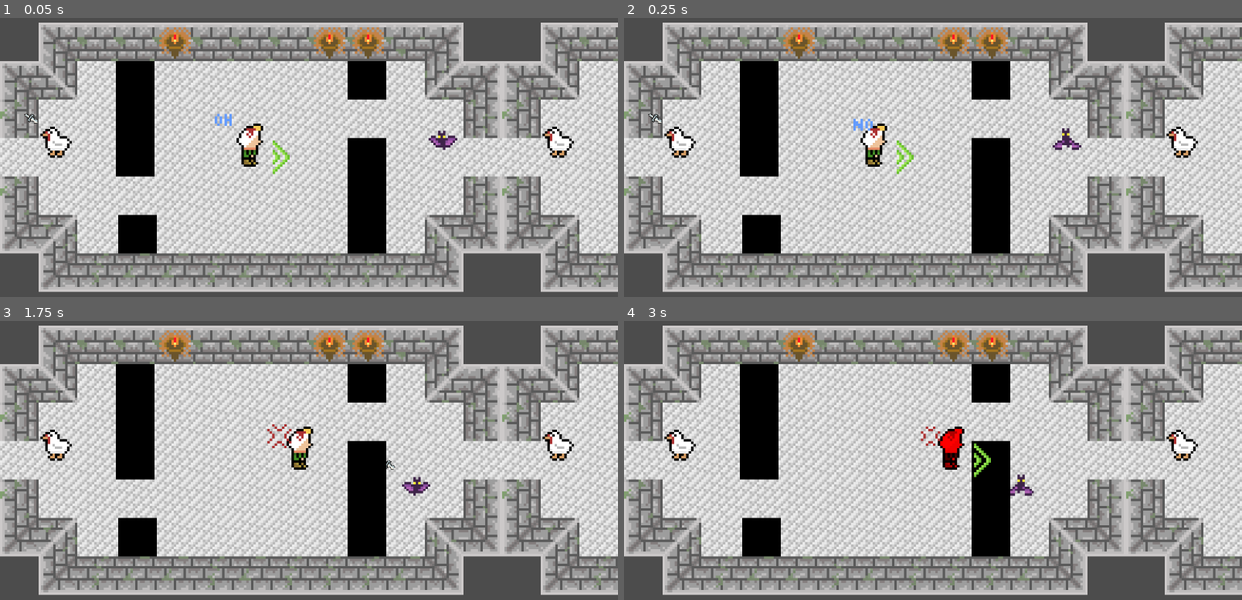
Above: before the commit, frames 1-4 (two rows, left to right).
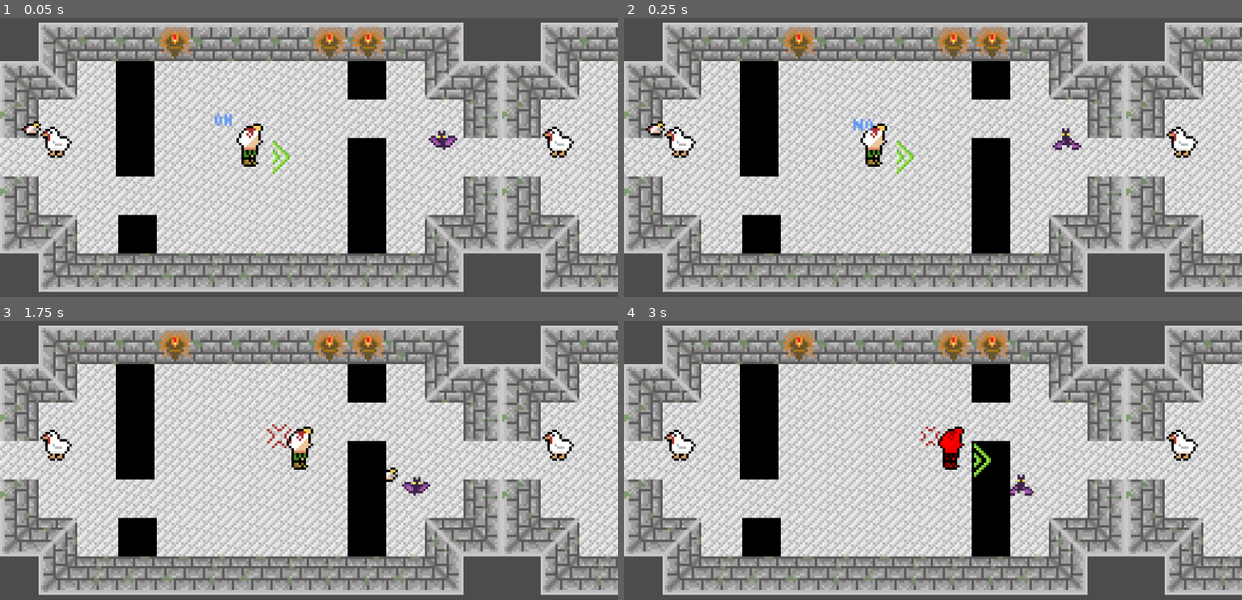
Above: after the commit, the same moments.

Repository: epicfarmer/gmtk2023
Game: Godot game, scene res://Level.tscn
The game is run twice, just before and just after one commit, with the same random seed, the same clock (stepped at 60 frames per second) and the same inputs.
Inputs (mouse positions are in pixels of both pictures, inside the frame that each line leads up to):
- Up to frame 1 (0.05 s): no input
- Up to frame 2 (0.25 s): no input
- Up to frame 3 (1.75 s): tap Enter at 0.5 s; move the mouse to (444, 449) at 0.52 s; hold Right (right) 0.53-1.28 s; click (444, 449) at 0.67 s; move the mouse to (185, 485) at 1.27 s; hold Down (down) from 1.28 s (still down); click (185, 485) at 1.42 s
- Up to frame 4 (3 s): move the mouse to (994, 387) at 2.02 s; release Down (down) at 2.03 s; hold Right (right) 2.03-2.78 s; click (994, 387) at 2.17 s; move the mouse to (902, 538) at 2.77 s; hold Up (up) from 2.78 s (still down); click (902, 538) at 2.92 s

The runs differ from the first frame. In frame 1, 0.1% of the frame differs, in the area x 3-7%, y 34-43%; in frame 2, 0.1%; in frame 3, 0.1%; in frame 4, nothing differs.

Commit message:
added art for monster indicator stuff

Diff:
--- a/monster.tscn
+++ b/monster.tscn
@@ -1,8 +1,9 @@
-[gd_scene load_steps=7 format=2]
+[gd_scene load_steps=10 format=2]
 
 [ext_resource path="res://scripts/monster.gd" type="Script" id=1]
 [ext_resource path="res://images/0x72_DungeonTilesetII_v1.6.png" type="Texture" id=2]
-[ext_resource path="res://images/indicators.png" type="Texture" id=3]
+[ext_resource path="res://images/target-indicator.png" type="Texture" id=3]
+[ext_resource path="res://selected.png" type="Texture" id=4]
 
 [sub_resource type="RectangleShape2D" id=1]
 extents = Vector2( 7.20856, 5.50622 )
@@ -13,6 +14,134 @@
 
 [sub_resource type="RectangleShape2D" id=6]
 extents = Vector2( 8, 8 )
+
+[sub_resource type="Animation" id=8]
+length = 0.1
+loop = true
+tracks/0/type = "value"
+tracks/0/path = NodePath("Sprite2:texture")
+tracks/0/interp = 1
+tracks/0/loop_wrap = false
+tracks/0/imported = false
+tracks/0/enabled = true
+tracks/0/keys = {
+"times": PoolRealArray( 0 ),
+"transitions": PoolRealArray( 1 ),
+"update": 1,
+"values": [ ExtResource( 4 ) ]
+}
+tracks/1/type = "value"
+tracks/1/path = NodePath("Sprite2:hframes")
+tracks/1/interp = 1
+tracks/1/loop_wrap = false
+tracks/1/imported = false
+tracks/1/enabled = true
+tracks/1/keys = {
+"times": PoolRealArray( 0 ),
+"transitions": PoolRealArray( 1 ),
+"update": 1,
+"values": [ 2 ]
+}
+tracks/2/type = "value"
+tracks/2/path = NodePath("Sprite2:vframes")
+tracks/2/interp = 1
+tracks/2/loop_wrap = false
+tracks/2/imported = false
+tracks/2/enabled = true
+tracks/2/keys = {
+"times": PoolRealArray( 0 ),
+"transitions": PoolRealArray( 1 ),
+"update": 1,
+"values": [ 2 ]
+}
+tracks/3/type = "value"
+tracks/3/path = NodePath("Sprite2:visible")
+tracks/3/interp = 1
+tracks/3/loop_wrap = false
+tracks/3/imported = false
+tracks/3/enabled = true
+tracks/3/keys = {
+"times": PoolRealArray( 0 ),
+"transitions": PoolRealArray( 1 ),
+"update": 1,
+"values": [ true ]
+}
+tracks/4/type = "value"
+tracks/4/path = NodePath("Sprite2:frame")
+tracks/4/interp = 1
+tracks/4/loop_wrap = false
+tracks/4/imported = false
+tracks/4/enabled = true
+tracks/4/keys = {
+"times": PoolRealArray( 0 ),
+"transitions": PoolRealArray( 1 ),
+"update": 1,
+"values": [ 3.0 ]
+}
+
+[sub_resource type="Animation" id=7]
+length = 0.4
+loop = true
+tracks/0/type = "value"
+tracks/0/path = NodePath("Sprite2:texture")
+tracks/0/interp = 1
+tracks/0/loop_wrap = false
+tracks/0/imported = false
+tracks/0/enabled = true
+tracks/0/keys = {
+"times": PoolRealArray( 0 ),
+"transitions": PoolRealArray( 1 ),
+"update": 1,
+"values": [ ExtResource( 4 ) ]
+}
+tracks/1/type = "value"
+tracks/1/path = NodePath("Sprite2:hframes")
+tracks/1/interp = 1
+tracks/1/loop_wrap = false
+tracks/1/imported = false
+tracks/1/enabled = true
+tracks/1/keys = {
+"times": PoolRealArray( 0 ),
+"transitions": PoolRealArray( 1 ),
+"update": 1,
+"values": [ 2 ]
+}
+tracks/2/type = "value"
+tracks/2/path = NodePath("Sprite2:vframes")
+tracks/2/interp = 1
+tracks/2/loop_wrap = false
+tracks/2/imported = false
+tracks/2/enabled = true
+tracks/2/keys = {
+"times": PoolRealArray( 0 ),
+"transitions": PoolRealArray( 1 ),
+"update": 1,
+"values": [ 2 ]
+}
+tracks/3/type = "value"
+tracks/3/path = NodePath("Sprite2:visible")
+tracks/3/interp = 1
+tracks/3/loop_wrap = false
+tracks/3/imported = false
+tracks/3/enabled = true
+tracks/3/keys = {
+"times": PoolRealArray( 0 ),
+"transitions": PoolRealArray( 1 ),
+"update": 1,
+"values": [ true ]
+}
+tracks/4/type = "value"
+tracks/4/path = NodePath("Sprite2:frame")
+tracks/4/interp = 1
+tracks/4/loop_wrap = false
+tracks/4/imported = false
+tracks/4/enabled = true
+tracks/4/keys = {
+"times": PoolRealArray( 0, 0.1, 0.2, 0.3 ),
+"transitions": PoolRealArray( 1, 1, 1, 1 ),
+"update": 1,
+"values": [ 0.0, 1.0, 2.0, 1.0 ]
+}
 
 [node name="Monster" type="KinematicBody2D" groups=["Monsters"]]
 collision_layer = 6
@@ -30,21 +159,27 @@
 frame = 296
 
 [node name="Sprite2" type="Sprite" parent="."]
-position = Vector2( 0, -18.9531 )
-rotation = 1.56686
-scale = Vector2( 0.483707, 0.366955 )
+visible = false
+position = Vector2( 0, -20 )
+texture = ExtResource( 4 )
+hframes = 2
+vframes = 2
+__meta__ = {
+"_aseprite_wizard_config_": {
+"layer": "",
+"o_ex_p": "",
+"o_folder": "",
+"o_name": "",
+"only_visible": false,
+"op_exp": false,
+"player": "selectedplayer",
+"source": "res://images/selected.aseprite"
+}
+}
+
+[node name="Sprite3" type="Sprite" parent="."]
+position = Vector2( -12, -12 )
 texture = ExtResource( 3 )
-hframes = 3
-vframes = 2
-
-[node name="Sprite3" type="Sprite" parent="."]
-position = Vector2( -12.2837, -16.2973 )
-rotation = 2.15758
-scale = Vector2( 0.352513, 0.413288 )
-texture = ExtResource( 2 )
-hframes = 32
-vframes = 32
-frame = 245
 
 [node name="Hurtbox" type="Area2D" parent="."]
 collision_layer = 16
@@ -65,5 +200,9 @@
 wait_time = 0.5
 one_shot = true
 
+[node name="selectedplayer" type="AnimationPlayer" parent="."]
+anims/hide = SubResource( 8 )
+anims/idle = SubResource( 7 )
+
 [connection signal="area_entered" from="Hurtbox" to="." method="_on_Hurtbox_area_entered"]
 [connection signal="timeout" from="DamageColorTimeout" to="." method="_on_DamageColorTimeout_timeout"]
--- a/scripts/hero.gd
+++ b/scripts/hero.gd
@@ -173,6 +173,7 @@
 		var action_type = next_action[0]
 		var action_dir = next_action[1]
 		var target = next_action[2]
+		print(target)
 		if action_type == actions.NO_ACTION:
 			set_sprite_direction(Vector2(0,0))
 		if action_type == actions.MOVE:
--- a/scripts/monster.gd
+++ b/scripts/monster.gd
@@ -35,14 +35,16 @@
 		float(Input.is_action_pressed("right")) - float(Input.is_action_pressed("left")),
 		float(Input.is_action_pressed("down")) - float(Input.is_action_pressed("up"))
 	)
-	print("Controlling ", self)
+	#print("Controlling ", self)
 	current_state = control_states.CONTROLLED
-	selectsprite.show()
+	#selectsprite.show()
+	#selectsprite.visible=true
 
 func set_uncontrolled():
 	input = Vector2.ZERO
 	current_state = control_states.UNCONTROLLED
-	selectsprite.hide()
+	#selectsprite.hide()
+	#selectsprite.visible=false
 
 func set_targeted():
 	self.targeted = true
@@ -95,8 +97,13 @@
 			self.set_untargeted()
 	if self.targeted == true:
 		targetsprite.show()
+
 	if self.targeted == false:
 		targetsprite.hide()
+	if current_state == control_states.CONTROLLED:
+		get_node("selectedplayer").play("idle")
+	else:
+		get_node("selectedplayer").play("hide")
 
 func take_damage():
 	health = health - 1
@@ -108,7 +115,7 @@
 
 func die():
 	if selected_by != null:
-		print("Deselecting", self)
+		#print("Deselecting", self)
 		selected_by.reset_selected()
 	queue_free()
 
@@ -119,6 +126,7 @@
 	set_uncontrolled()
 	set_untargeted()
 	get_node("AnimationPlayer").play("idle")
+	get_node("selectedplayer").play("hide")
 
 
 func _on_DamageColorTimeout_timeout():
Binary file added: images/target-indicator.png
Not shown, added: images/target-indicator.png.import
Binary file added: selected.png
Not shown, added: selected.png.import
Not shown, changed: .gitignore
